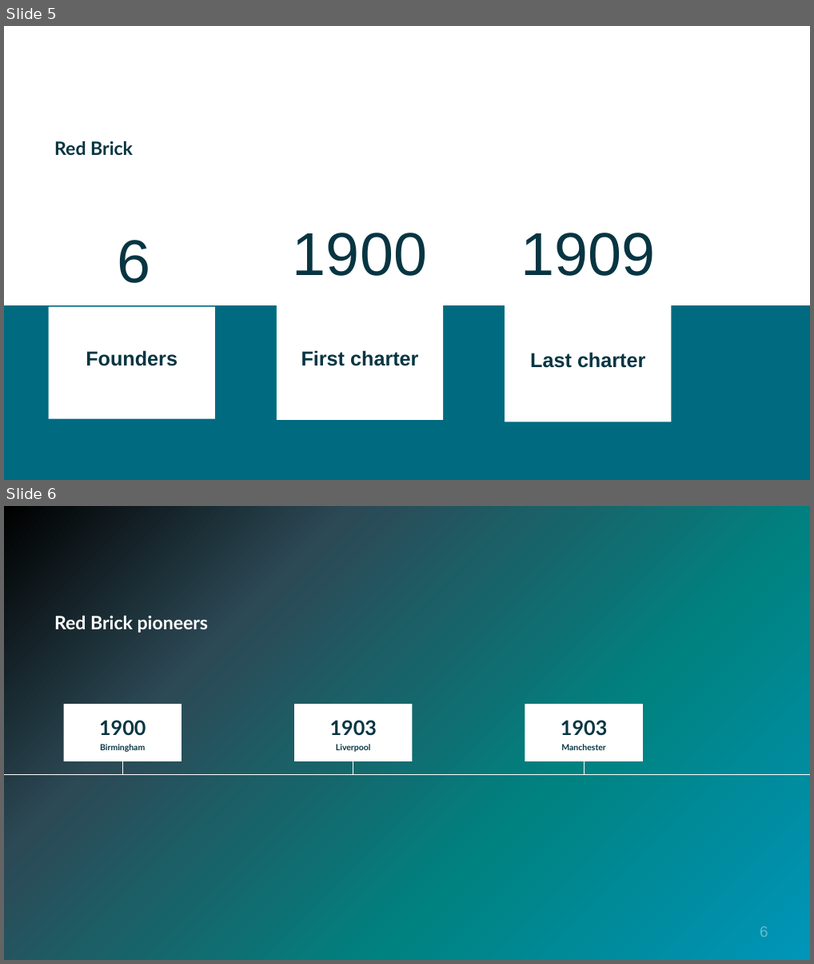
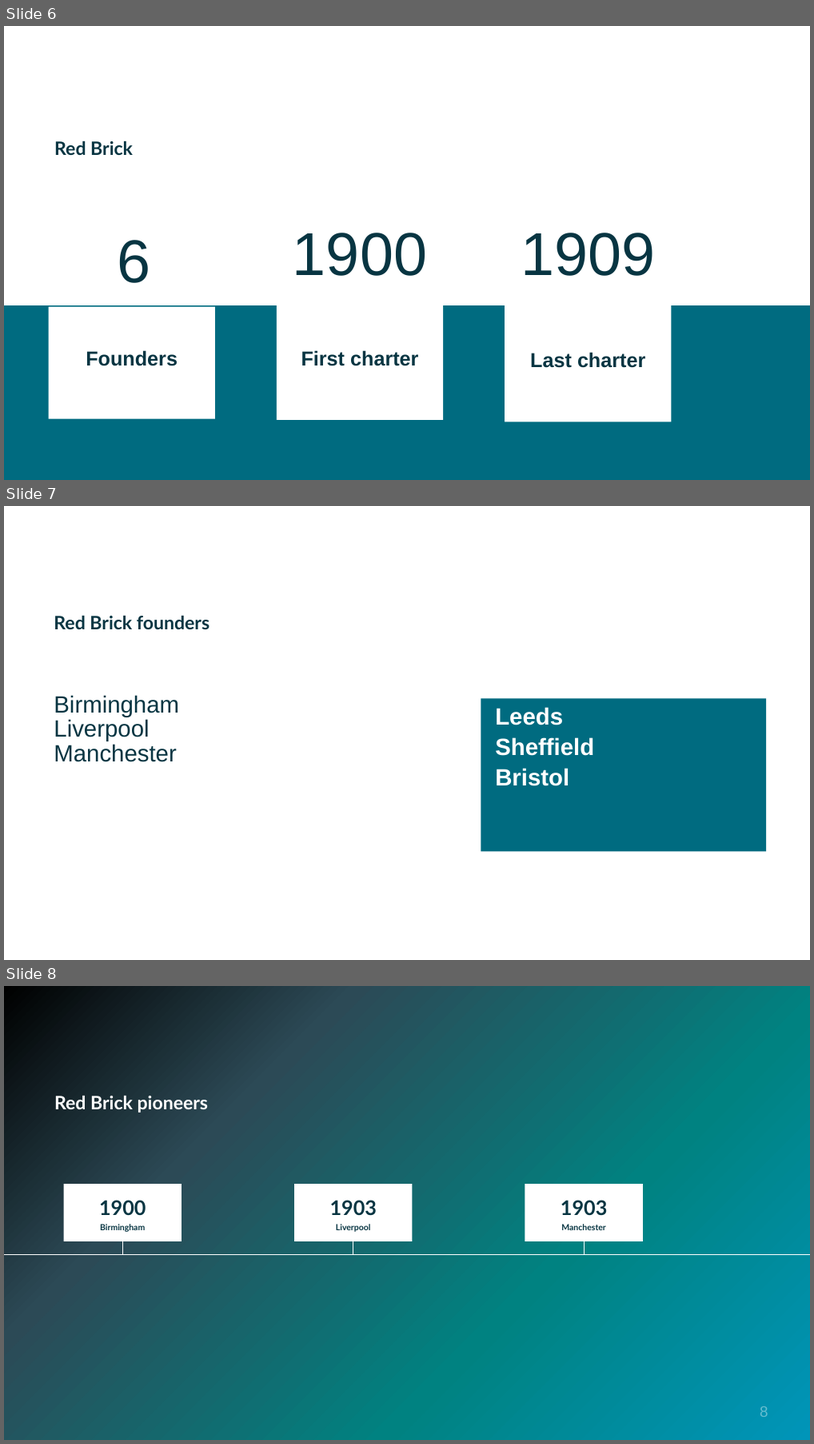
Before and after one commit to antonlerer/lawtracker, a slide deck: out/Prestigious_Universities.pptx. Shown one above the other, each under a label of ours: slides 5 and 6 before the commit, slides 6, 7 and 8 after it. The pictures are 814x964 and 814x1444 pixels, drawn with LibreOffice and Linux fonts; fonts in the diff are those of the drawing; background and template pictures are left out. Boxes give left, top, right and bottom in pixels: in the first picture for what was removed or moved away, otherwise in the second. Text is boxed around its words. In the diff, an @@ line names an element or a change of style, - is before the commit and + after.

```diff
--- a/out/Prestigious_Universities.pptx
+++ b/out/Prestigious_Universities.pptx
@@ slide 7 added at (4,506,810,960), background #FFFFFF @@
@@ text added at (54,615,210,630), 22 pt, text #083542, bold @@
+Red Brick founders
@@ text added at (54,695,179,762), 28 pt, text #083542 @@
+Birmingham
+Liverpool
+Manchester
@@ text added at (482,698,767,852), fill #006B80, 28 pt, text #FFFFFF, bold @@
+Leeds
+Sheffield
+Bristol
@@ what was slide 5 is now slide 6 @@
@@ what was slide 6 is now slide 8 @@
```
Also in this commit, not shown: 1 other slide added.
